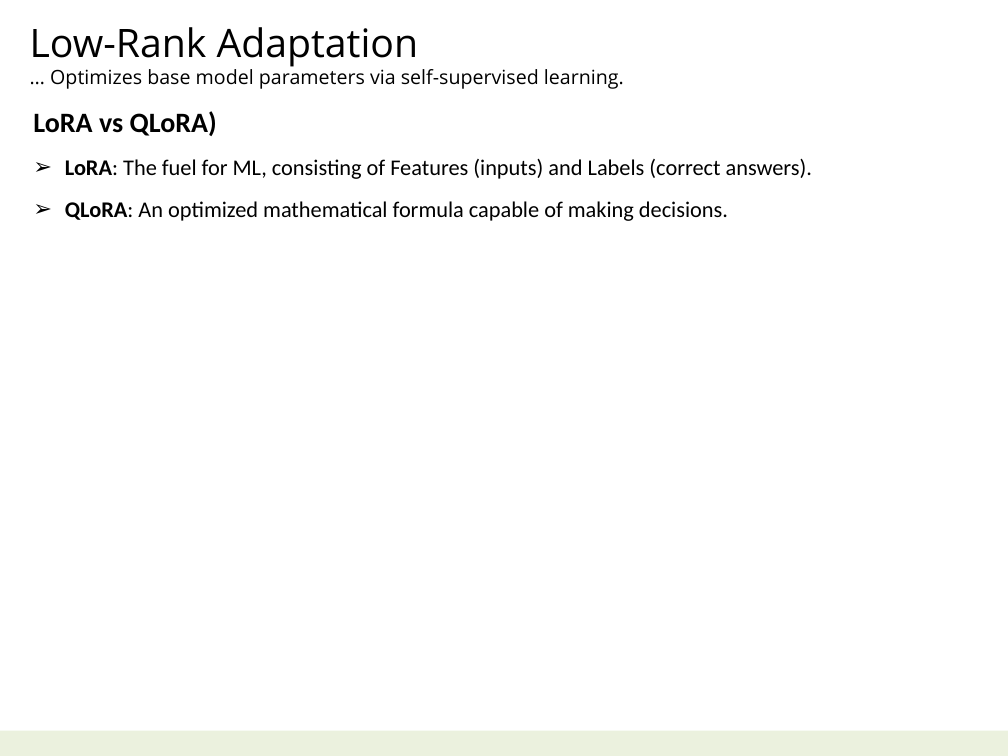
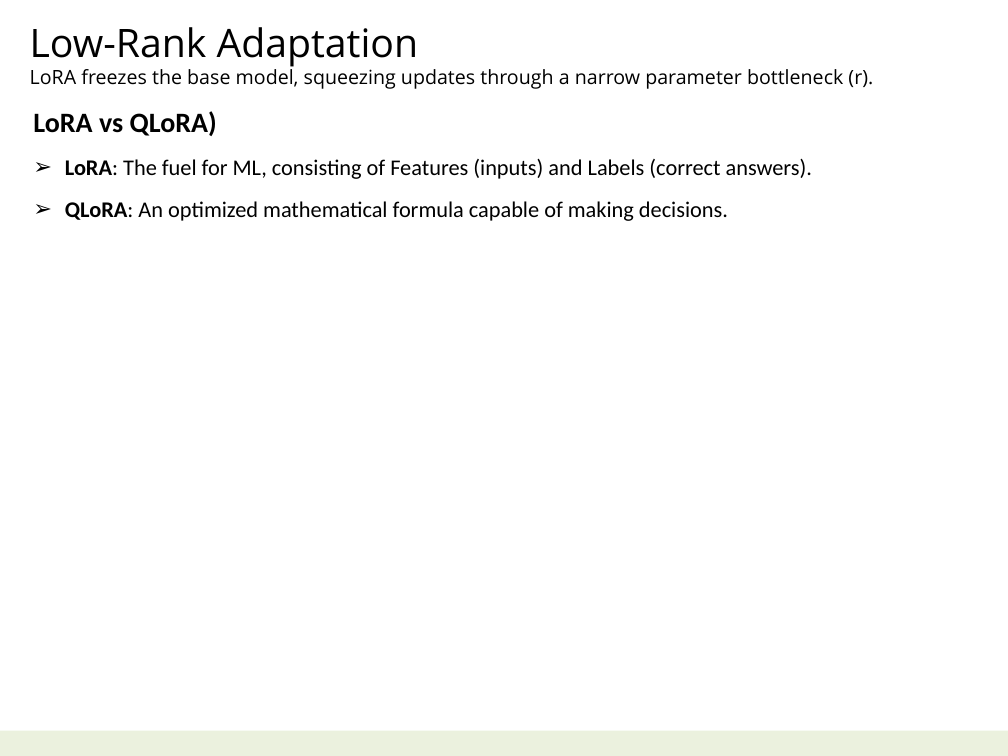
Before and after one commit to navibator/crazy-ai, a slide deck: slide 12 of ai-gemma.pptx. Drawn at 1008x756 pixels with LibreOffice and Linux fonts; fonts in the diff are those of the drawing. Boxes give left, top, right and bottom in pixels: in the first picture for what was removed or moved away, otherwise in the second. Text is boxed around its words. In the diff, an @@ line names an element or a change of style, - is before the commit and + after.

```diff
--- a/ai-gemma.pptx
+++ b/ai-gemma.pptx
@@ text at (30, 66, 873, 89): text changed @@
-… Optimizes base model parameters via self-supervised learning.
+LoRA freezes the base model, squeezing updates through a narrow parameter bottleneck (r).
```
Also in this commit, not shown: 3 other slides changed, 1 other file.
